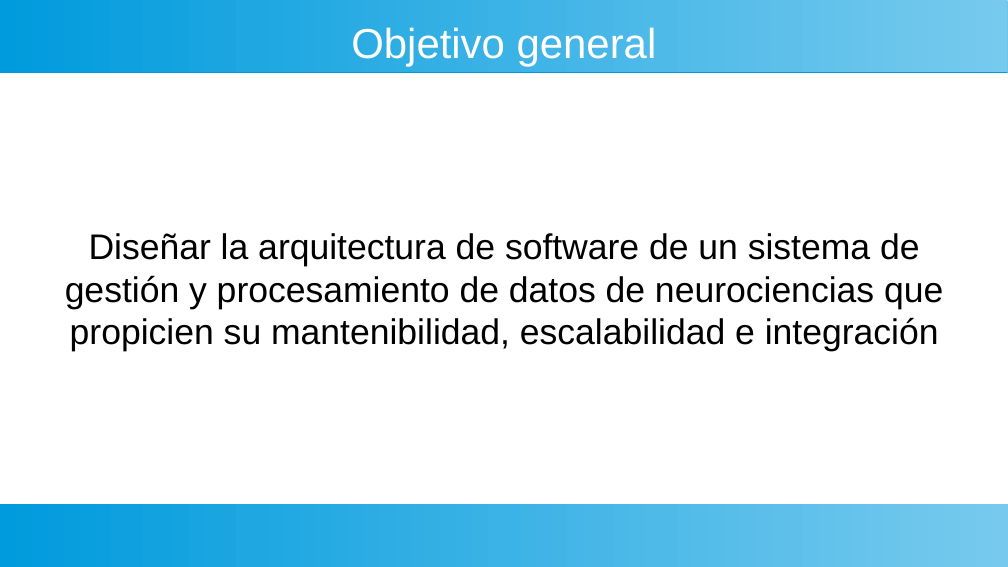
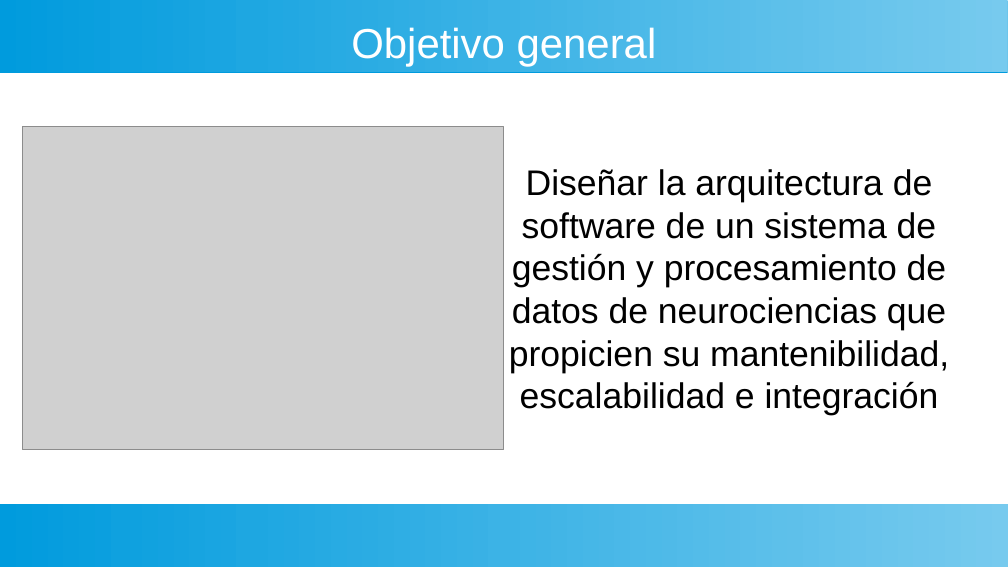
Before and after one commit to gaspect/brainsys, a slide deck: slide 6 of Presentación.odp. Drawn at 1008x567 pixels with LibreOffice and Linux fonts; fonts in the diff are those of the drawing; grey boxes stand for pictures. Boxes give left, top, right and bottom in pixels: in the first picture for what was removed or moved away, otherwise in the second. Text is boxed around its words. In the diff, an @@ line names an element or a change of style, - is before the commit and + after.

```diff
--- a/Presentación.odp
+++ b/Presentación.odp
@@ subtitle "Diseñar la arquitectura de software ..." rewrapped from [65, 233, 943, 352] to [509, 169, 949, 416] @@
@@ picture added at [22, 126, 504, 450] @@
```
Also in this commit, not shown: 17 other slides changed, 1 slide added, 2 slides removed.
